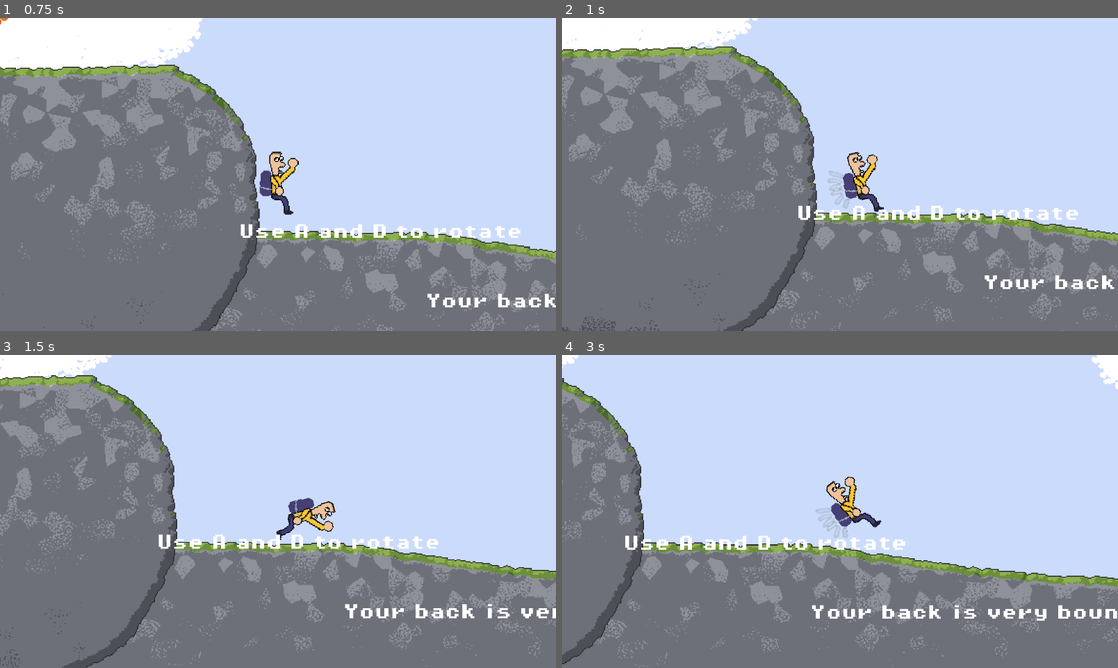
Above: before the commit, frames 1-4 (two rows, left to right).
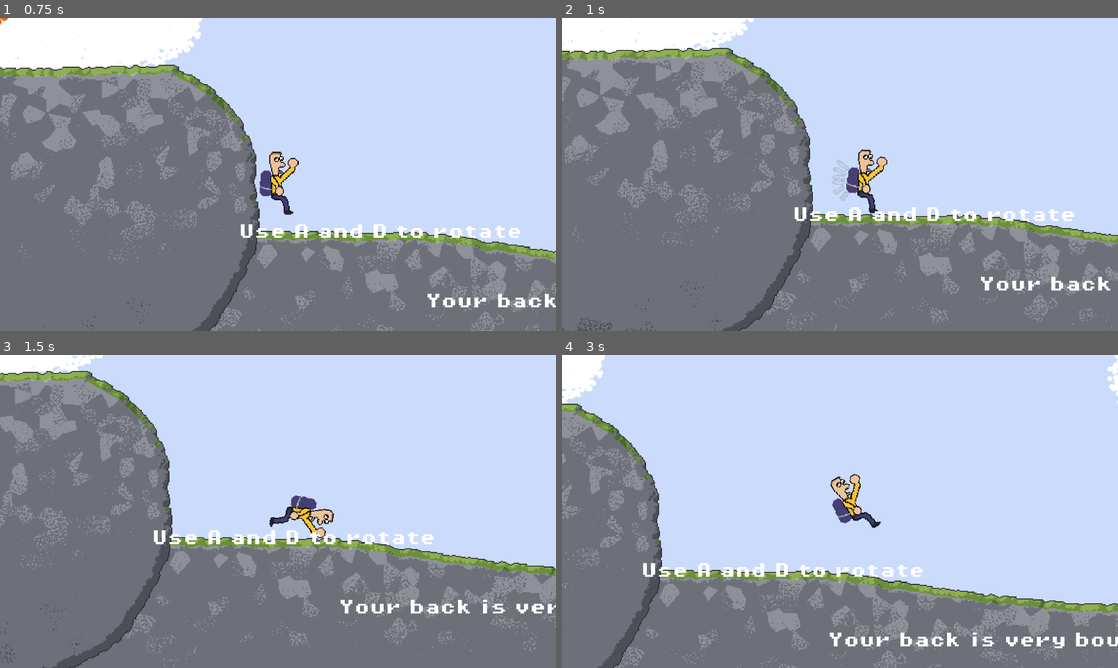
Above: after the commit, the same moments.

Repository: Hustawek/bouncy-back
Game: Godot game, scene res://main.tscn
The game is run twice, just before and just after one commit, with the same random seed, the same clock (stepped at 60 frames per second) and the same inputs.
Inputs (mouse positions are in pixels of both pictures, inside the frame that each line leads up to):
- Up to frame 1 (0.75 s): click (433, 180) at 0.5 s
- Up to frame 2 (1 s): no input
- Up to frame 3 (1.5 s): tap Enter at 1.25 s; move the mouse to (400, 495) at 1.27 s; hold D (rotate_right) from 1.28 s (still down); click (400, 495) at 1.42 s
- Up to frame 4 (3 s): tap Space at 1.52 s; release D (rotate_right) at 2 s; drag from (728, 527) to (878, 514) at 2.02 s; move the mouse to (895, 442) at 2.77 s; hold D (rotate_right) from 2.78 s (still down)

Frame 1 is identical in both runs. In frame 2, 11% of the frame differs, in the area x 0-100%, y 0-100%; in frame 3, 13%; in frame 4, 21%.

Commit message:
Player: restore colliders and jump sound again (lost in merge)
Co-Authored-By: Claude Opus 5.5 <noreply@anthropic.com>

Diff:
--- a/player.tscn
+++ b/player.tscn
@@ -39,6 +39,16 @@
 [sub_resource type="CapsuleShape2D" id="CapsuleShape2D_idk1l"]
 radius = 7.0000005
 height = 32.0
+
+[sub_resource type="AudioStreamRandomizer" id="AudioStreamRandomizer_hqtel"]
+random_pitch = 1.3348398
+random_volume_offset_db = 2.0
+streams_count = 1
+stream_0/stream = ExtResource("4_hqtel")
+
+[sub_resource type="CapsuleShape2D" id="CapsuleShape2D_r6cd3"]
+radius = 5.0
+height = 12.000002
 
 [sub_resource type="Gradient" id="Gradient_onrkg"]
 colors = PackedColorArray(0.23753911, 0.23753914, 0.23753911, 1, 1, 1, 1, 1)
@@ -89,16 +99,17 @@
 collision_layer = 0
 
 [node name="CollisionShape2D" type="CollisionShape2D" parent="BackSensor" unique_id=962849938]
-position = Vector2(1, 12.000001)
+z_index = 100
+position = Vector2(-1, 13.000001)
 rotation = -1.6057029
 shape = SubResource("CapsuleShape2D_60f5w")
 
 [node name="CollisionShape2D" type="CollisionShape2D" parent="." unique_id=982634764]
-position = Vector2(29, -11)
+position = Vector2(30, -11)
 shape = SubResource("CapsuleShape2D_ot507")
 
 [node name="CollisionShape2D2" type="CollisionShape2D" parent="." unique_id=1248290707]
-position = Vector2(22, -10)
+position = Vector2(21, -9)
 rotation = 1.5707964
 shape = SubResource("CapsuleShape2D_73sme")
 
@@ -112,13 +123,14 @@
 shape = SubResource("CapsuleShape2D_mwgn4")
 
 [node name="CollisionShape2D5" type="CollisionShape2D" parent="." unique_id=199175130]
-position = Vector2(15.999998, -9)
+position = Vector2(18, -6.0000005)
 rotation = 1.2217305
 shape = SubResource("CapsuleShape2D_53ur1")
 
 [node name="CollisionShape2D6" type="CollisionShape2D" parent="." unique_id=1822826580]
 position = Vector2(-9, -9)
 rotation = 2.3561945
+scale = Vector2(0.99999994, 0.99999994)
 shape = SubResource("CapsuleShape2D_k6fxa")
 
 [node name="CollisionShape2D8" type="CollisionShape2D" parent="." unique_id=366242435]
@@ -170,5 +182,14 @@
 text = "press SPACE"
 label_settings = SubResource("LabelSettings_hqtel")
 
-[node name="JumpSound" type="AudioStreamPlayer" parent="." unique_id=718552267]
-stream = ExtResource("4_hqtel")
+[node name="JumpSound" type="AudioStreamPlayer2D" parent="." unique_id=1625190636]
+position = Vector2(-21, -15)
+rotation = 3.1415925
+scale = Vector2(0.99999994, 0.99999994)
+stream = SubResource("AudioStreamRandomizer_hqtel")
+
+[node name="CollisionShape2D7" type="CollisionShape2D" parent="." unique_id=283282137]
+position = Vector2(-21, -15)
+rotation = 3.1415925
+scale = Vector2(0.99999994, 0.99999994)
+shape = SubResource("CapsuleShape2D_r6cd3")
